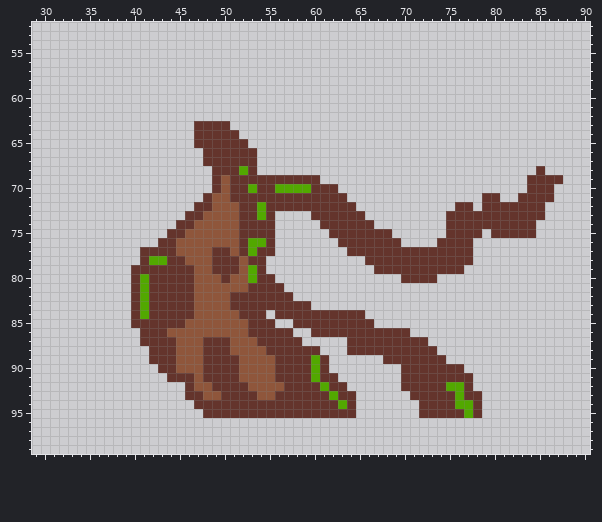
One commit to this pixel-art file: Assets/Arts/Construction/Plant/Spring/SmallTree_02/SmallTree02_Log.aseprite. The first picture shows the starting point.
100x100 pixels, 1 frame. Colours within 5 levels of each other are drawn and written as one. Shown: x 29..90, y 52..99.
And afterwards:
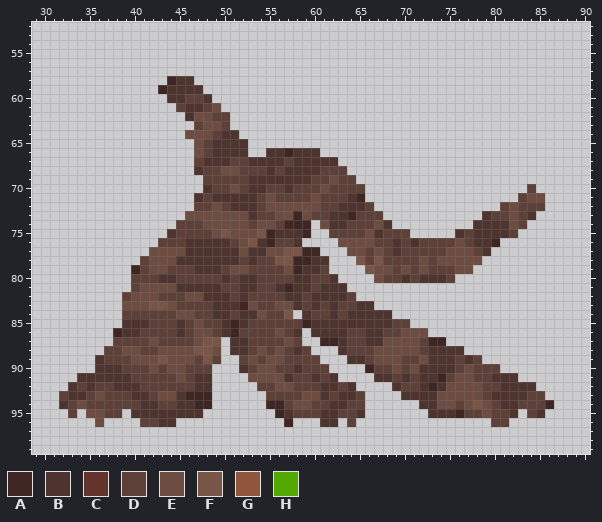
Palette (. is transparent): A #3e2723  B #4e342e  C #64342c  D #5d4037  E #6d4c41  F #795548  G #8f563b  H #52a800
Diff:
Changed rows in their new state; - is an unchanged pixel.
first column x 32:
 58 ------------ABB-----------------------------------------
 59 -----------ABBBB----------------------------------------
 60 ------------BBDDB---------------------------------------
 61 -------------DBBDE--------------------------------------
 62 --------------BEEDD-------------------------------------
 63 ---------------DEED-------------------------------------
 64 --------------EEEDBB------------------------------------
 65 ---------------EDBBBB-----------------------------------
 66 ---------------EDBBBB.-BBABBB---------------------------
 67 ---------------DBBBDDBBBBDBBBBB-------------------------
 68 ---------------BDDEEDDDBDBBBBDDD---------------------.--
 69 ----------------DDDDDBBBBBBBDDEDD-------------------....
 70 ----------------BDDEDBBDDBDDDEDDDD------------------D..-
 71 ---------------BDBBBBBDEDDDDEDDDBA-------------..--DEE.-
 72 ---------------DDEDBBBDEEEEEEDDBBBD---------..-..DEDDD--
 73 --------------EEEEEEEBDDEEAEDDBBADDD-------....BDDEDB.--
 74 -------------DDDEEEEEDEEDAAA-EBBDDDEB------...BBBBED.---
 75 ------------BDDDDEFEEEFABBBA--DDDDEBDDD----.BDBBBBD..---
 76 -----------DDDBBBBBDEFBADDB----EEEEDDBDBDDDDEDBBA-------
 77 ---------.EEEEBBBBBBEBBEEFFAA---EEDEDBDDDDDEEEDB--------
 78 ---------DEEEBBBBBBBDBDDFFAABB---FDFDDDDEDEEEEE---------
 79 --------ADEEDDDBBBDEEDDDDEABBD----FEEDEDEDDDEE----------
 80 --------DDDBBDDDDDBDBBDDDDBBDDB----EDDBDBBBD------------
 81 --------DEEEEBBBBBDDBBDDBABBDBBB------------------------
 82 -------DEEEDDDEEBBBDBDDDDBBDBBBBD-----------------------
 83 -------EEEFFEDDDDBBBAEDDEEBDBDBDDBB---------------------
 84 -------DDDDDDEEDDBBDBBEDDF.BDDBDBBBBB-------------------
 85 -------BBBDDDBDEDDBABDDDDDDABBBBBBBBBDD-----------------
 86 ------ABBDDDDBDEEDBADDDDEDB-BBBBDDBBDDEEE---------------
 87 ------DDDDEDDDDEFF.BBDDDDED--AABDDBBEEEEDAA-------------
 88 -----DDEEDDEEEEFFE.BBDEDEDBD.--BDDDEEEEEDBBBB-----------
 89 ----BDDDEEEFEEEDFD..DEDEEDDDD.--BBDEEEDDEBBBDBD---------
 90 ----BBBDDDEDEEDDD...BDEEDDBDDD----ADDEDEBBBBDEDDD-------
 91 --BBBBBBDDDDDEDBB....EEEEBDDBDB----BBDBDBBADEEDDBBB-----
 92 -BDBDDBBBDDDDDDBB.....DDEEDDDBBDB----BDDBABEEEEDDBBBB---
 93 DBBDEDDDBBDEEBAAA......DDDDEEBDBBD----BBBBEEEEEDBBBBDD--
 94 BDEDDDDDDBBDDBBAA......AADEEDDBBDD------BBEEDEFEDBBDDDA-
 95 -D-EEDD-BBBBBBBB........ABDDDBBDDB------.BBBADDEDDB-DB--
 96 ----E----DDBB------------A---BB-D---------------DD------
Pixel boxes of the changes (left, top, right, bottom) in both pictures:
changed: (59, 76, 563, 427)
